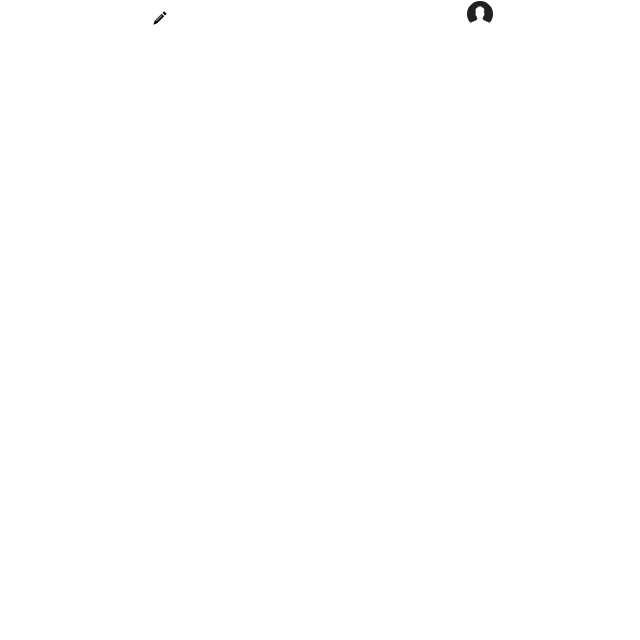
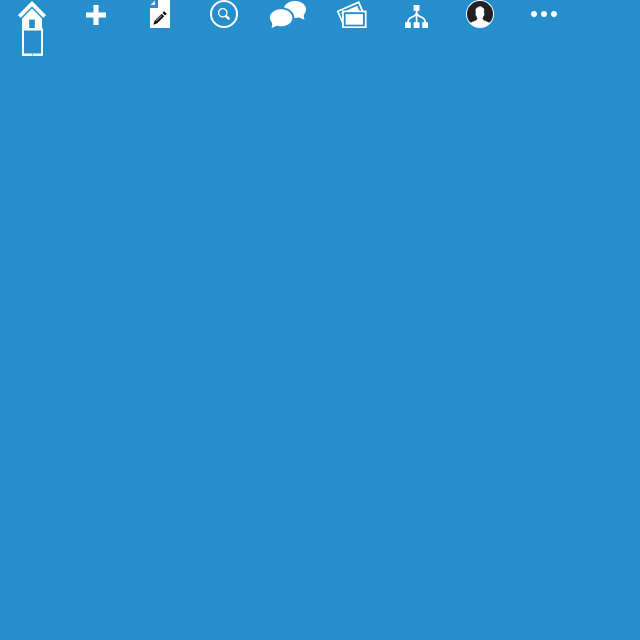
The second w=640, h=640 image is a revision of the first. Changes to its layers:
added layer "iPad" above "Settings" over (x1=22, y1=28, x2=43, y2=56)
showed "Layer 1" over (x1=0, y1=0, x2=640, y2=640)
